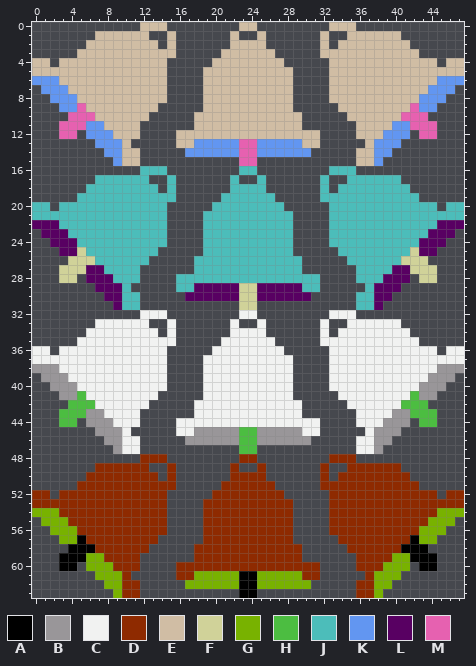
Pixel-art sprite -- to_win_bee/data/image/Bell.png. Above is the file before it was changed.
The file is 96x128 pixels, drawn in blocks of 2x2; one block is one cell here.
Palette (. is transparent): A #000000  B #999699  C #f1f2f1  D #8e2a00  E #d0bda4  F #d0d299  G #78b200  H #4cbd41  J #4cbdba  K #6296f1  L #580062  M #e661b0
Pixels before, first column x 0:
 0 ............EEE........EE........EEE............
 1 .......EEEEEE..E......E..E......E..EEEEEE.......
 2 ......EEEEEEEE.E......EEEE......E.EEEEEEEE......
 3 .....EEEEEEEEEEE.....EEEEEE.....EEEEEEEEEEE.....
 4 EE.EEEEEEEEEEEE.....EEEEEEEE.....EEEEEEEEEEEE.EE
 5 EEEEEEEEEEEEEEE....EEEEEEEEEE....EEEEEEEEEEEEEEE
 6 KKKEEEEEEEEEEEE....EEEEEEEEEE....EEEEEEEEEEEEKKK
 7 .KKKEEEEEEEEEEE....EEEEEEEEEE....EEEEEEEEEEEKKK.
 8 ..KKKEEEEEEEEEE....EEEEEEEEEE....EEEEEEEEEEKKK..
 9 ...KKMEEEEEEEE.....EEEEEEEEEE.....EEEEEEEEMKK...
10 ....MMMEEEEEE.....EEEEEEEEEEEE.....EEEEEEMMM....
11 ...MMMKKEEEE......EEEEEEEEEEEE......EEEEKKMMM...
12 ...MM.KKKEEE....EEEEEEEEEEEEEEEE....EEEKKK.MM...
13 .......KKKE.....EEKKKKKMMKKKKKEE.....EKKK.......
14 ........KKEE.....KKKKKKMMKKKKKK.....EEKK........
15 .........KEE...........MM...........EEK.........
16 ............JJJ........JJ........JJJ............
17 .......JJJJJJ..J......J..J......J..JJJJJJ.......
18 ......JJJJJJJJ.J......JJJJ......J.JJJJJJJJ......
19 .....JJJJJJJJJJJ.....JJJJJJ.....JJJJJJJJJJJ.....
20 JJ.JJJJJJJJJJJJ.....JJJJJJJJ.....JJJJJJJJJJJJ.JJ
21 JJJJJJJJJJJJJJJ....JJJJJJJJJJ....JJJJJJJJJJJJJJJ
22 LLLJJJJJJJJJJJJ....JJJJJJJJJJ....JJJJJJJJJJJJLLL
23 .LLLJJJJJJJJJJJ....JJJJJJJJJJ....JJJJJJJJJJJLLL.
24 ..LLLJJJJJJJJJJ....JJJJJJJJJJ....JJJJJJJJJJLLL..
25 ...LLFJJJJJJJJ.....JJJJJJJJJJ.....JJJJJJJJFLL...
26 ....FFFJJJJJJ.....JJJJJJJJJJJJ.....JJJJJJFFF....
27 ...FFFLLJJJJ......JJJJJJJJJJJJ......JJJJLLFFF...
28 ...FF.LLLJJJ....JJJJJJJJJJJJJJJJ....JJJLLL.FF...
29 .......LLLJ.....JJLLLLLFFLLLLLJJ.....JLLL.......
30 ........LLJJ.....LLLLLLFFLLLLLL.....JJLL........
31 .........LJJ...........FF...........JJL.........
32 ............CCC........CC........CCC............
33 .......CCCCCC..C......C..C......C..CCCCCC.......
34 ......CCCCCCCC.C......CCCC......C.CCCCCCCC......
35 .....CCCCCCCCCCC.....CCCCCC.....CCCCCCCCCCC.....
36 CC.CCCCCCCCCCCC.....CCCCCCCC.....CCCCCCCCCCCC.CC
37 CCCCCCCCCCCCCCC....CCCCCCCCCC....CCCCCCCCCCCCCCC
38 BBBCCCCCCCCCCCC....CCCCCCCCCC....CCCCCCCCCCCCBBB
39 .BBBCCCCCCCCCCC....CCCCCCCCCC....CCCCCCCCCCCBBB.
40 ..BBBCCCCCCCCCC....CCCCCCCCCC....CCCCCCCCCCBBB..
41 ...BBHCCCCCCCC.....CCCCCCCCCC.....CCCCCCCCHBB...
42 ....HHHCCCCCC.....CCCCCCCCCCCC.....CCCCCCHHH....
43 ...HHHBBCCCC......CCCCCCCCCCCC......CCCCBBHHH...
44 ...HH.BBBCCC....CCCCCCCCCCCCCCCC....CCCBBB.HH...
45 .......BBBC.....CCBBBBBHHBBBBBCC.....CBBB.......
46 ........BBCC.....BBBBBBHHBBBBBB.....CCBB........
47 .........BCC...........HH...........CCB.........
48 ............DDD........DD........DDD............
49 .......DDDDDD..D......D..D......D..DDDDDD.......
50 ......DDDDDDDD.D......DDDD......D.DDDDDDDD......
51 .....DDDDDDDDDDD.....DDDDDD.....DDDDDDDDDDD.....
52 DD.DDDDDDDDDDDD.....DDDDDDDD.....DDDDDDDDDDDD.DD
53 DDDDDDDDDDDDDDD....DDDDDDDDDD....DDDDDDDDDDDDDDD
54 GGGDDDDDDDDDDDD....DDDDDDDDDD....DDDDDDDDDDDDGGG
55 .GGGDDDDDDDDDDD....DDDDDDDDDD....DDDDDDDDDDDGGG.
56 ..GGGDDDDDDDDDD....DDDDDDDDDD....DDDDDDDDDDGGG..
57 ...GGADDDDDDDD.....DDDDDDDDDD.....DDDDDDDDAGG...
58 ....AAADDDDDD.....DDDDDDDDDDDD.....DDDDDDAAA....
59 ...AAAGGDDDD......DDDDDDDDDDDD......DDDDGGAAA...
60 ...AA.GGGDDD....DDDDDDDDDDDDDDDD....DDDGGG.AA...
61 .......GGGD.....DDGGGGGAAGGGGGDD.....DGGG.......
62 ........GGDD.....GGGGGGAAGGGGGG.....DDGG........
63 .........GDD...........AA...........DDG.........
After:
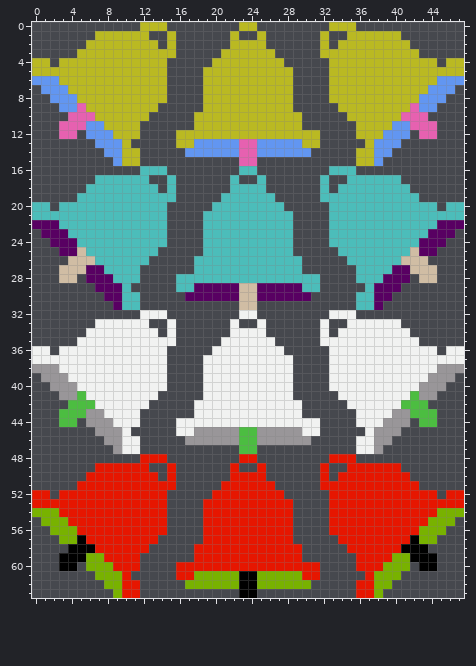
Difference:
colour D: #8e2a00 -> #e61600
colour E: #d0bda4 -> #bab922
colour F: #d0d299 -> #d0bda4
